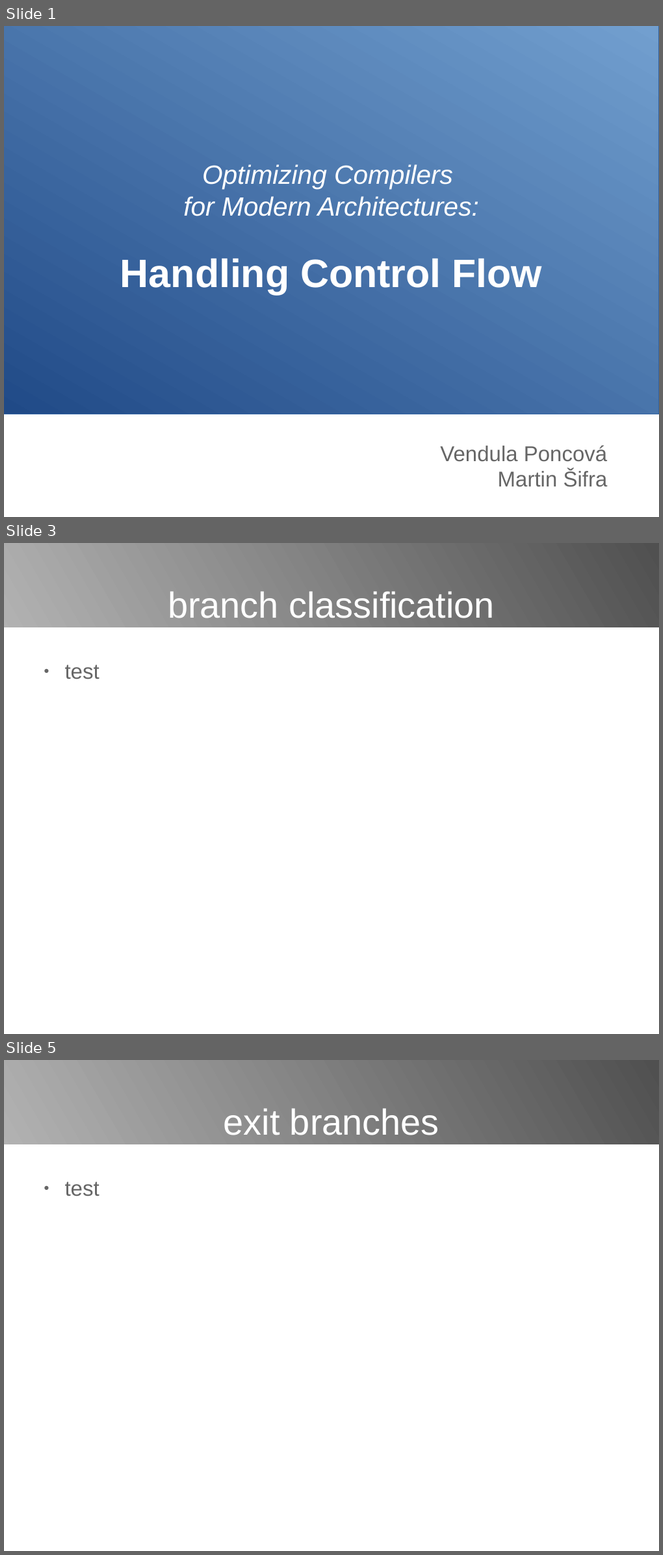
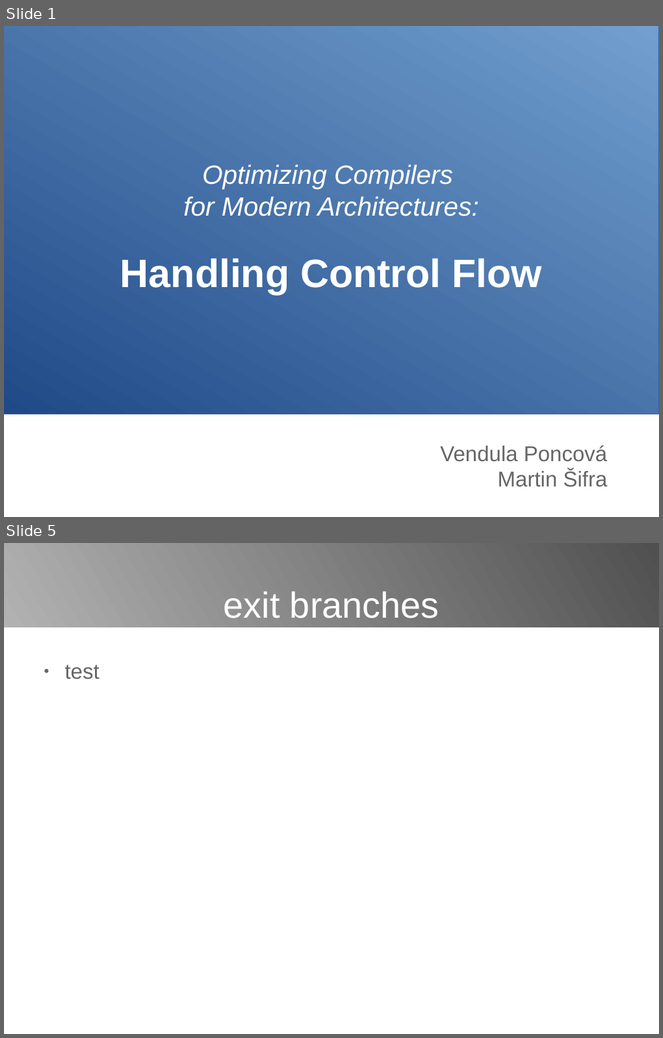
Before and after one commit to poncovka/vype-compiler, a slide deck: presentation/presentation.odp. Shown one above the other, each under a label of ours: slides 1, 3 and 5 before the commit, slides 1 and 5 after it; the slides between them are not shown. The pictures are 663x1555 and 663x1038 pixels, drawn with LibreOffice and Linux fonts; fonts in the diff are those of the drawing. Boxes give left, top, right and bottom in pixels: in the first picture for what was removed or moved away, otherwise in the second. Text is boxed around its words. In the diff, an @@ line names an element or a change of style, - is before the commit and + after.

```diff
--- a/presentation/presentation.odp
+++ b/presentation/presentation.odp
@@ slide 3 removed at [4,543,659,1034], background #FFFFFF @@
@@ rectangle removed at [4,543,659,627] @@
@@ title removed at [168,591,495,618] @@
-branch classification
@@ text removed at [65,665,100,679] @@
-● test
```
Also in this commit, not shown: 2 slides changed, 1 slide added.
